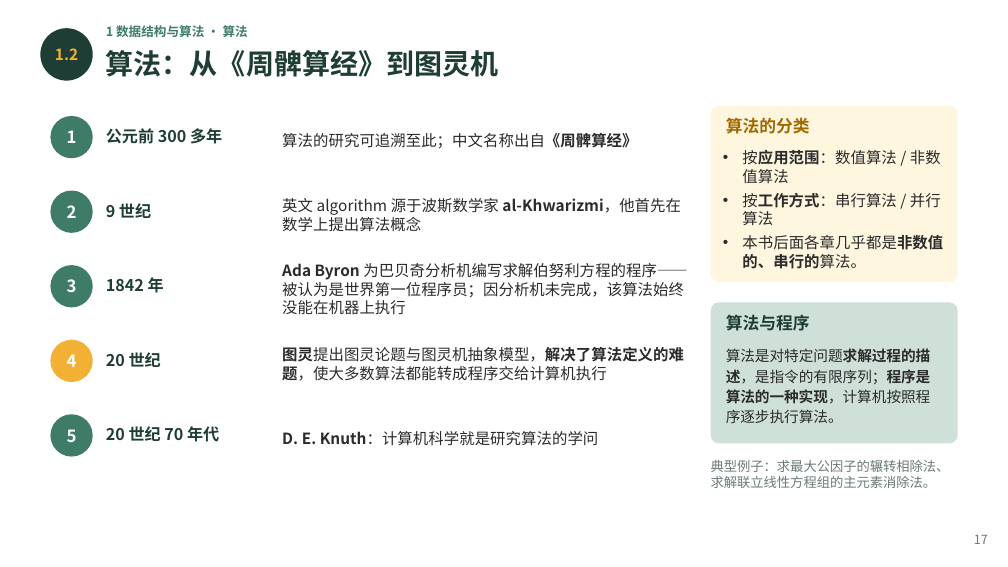
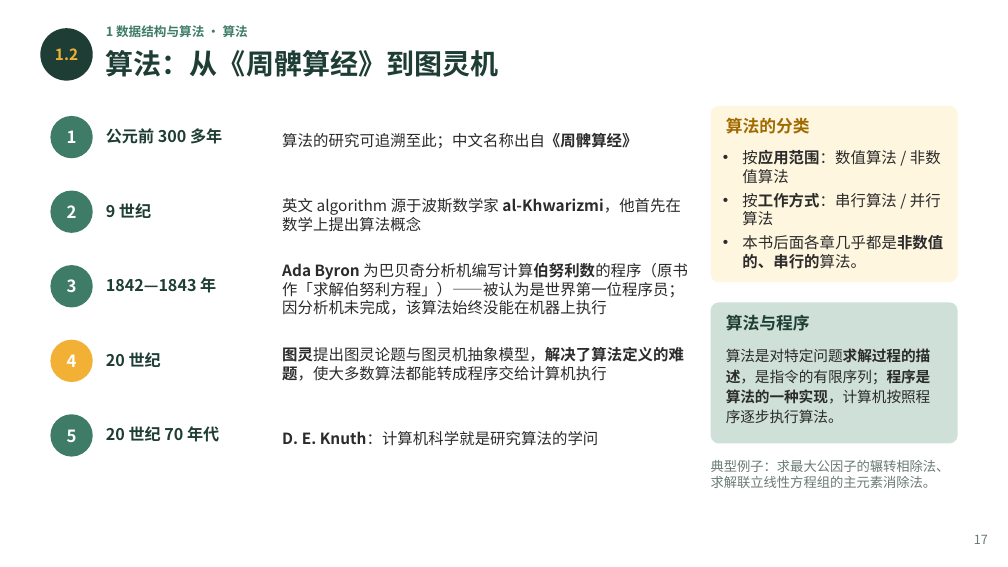
Before and after one commit to GMyhf/2026fall-cs201cq, a slide deck: slide 17 of courseware/202609_DSA_01_ADT_Floyd_Complexity.pptx. Drawn at 1008x567 pixels with LibreOffice and Linux fonts; fonts in the diff are those of the drawing. Boxes give left, top, right and bottom in pixels: in the first picture for what was removed or moved away, otherwise in the second. Text is boxed around its words. In the diff, an @@ line names an element or a change of style, - is before the commit and + after.

```diff
--- a/courseware/202609_DSA_01_ADT_Floyd_Complexity.pptx
+++ b/courseware/202609_DSA_01_ADT_Floyd_Complexity.pptx
@@ text at <box>282,263,688,315</box>: text changed @@
-Ada Byron 为巴贝奇分析机编写求解伯努利方程的程序——被认为是世界第一位程序员；因分析机未完成，该算法始终没能在机器上执行
+Ada Byron 为巴贝奇分析机编写计算伯努利数的程序（原书作「求解伯努利方程」）——被认为是世界第一位程序员；因分析机未完成，该算法始终没能在机器上执行
@@ text at <box>106,277,216,293</box>: text changed @@
-1842 年
+1842—1843 年
```
Also in this commit, not shown: 15 other slides changed.
